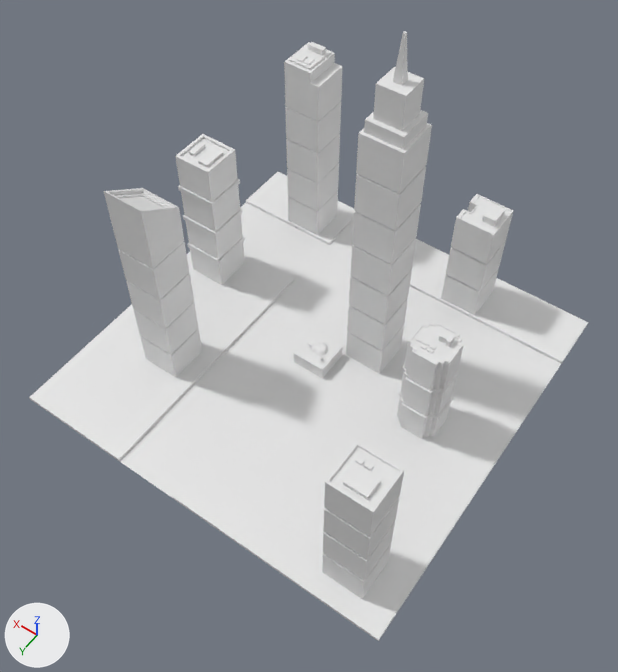
The FBX model Assets/Models/ModelsStationAndMAIA/city_01.fbx: old version first, new version second.
Both versions are drawn from a 50 mm camera at (-7.22, 10.5, 17.29) aimed at (-0.75, 1.44, 3.04). Arrows for +X, +Y and +Z are at lower left; the lights stay in place. Where no turn or scale is listed for an object, it has been applied to the vertices.

The first picture shows '3M_building_01', '3M_building_02', '4M_building_01', '4M_building_02', '5M_building_01', '5M_building_02', '7M_building_01', 'data_cube', 'road'.
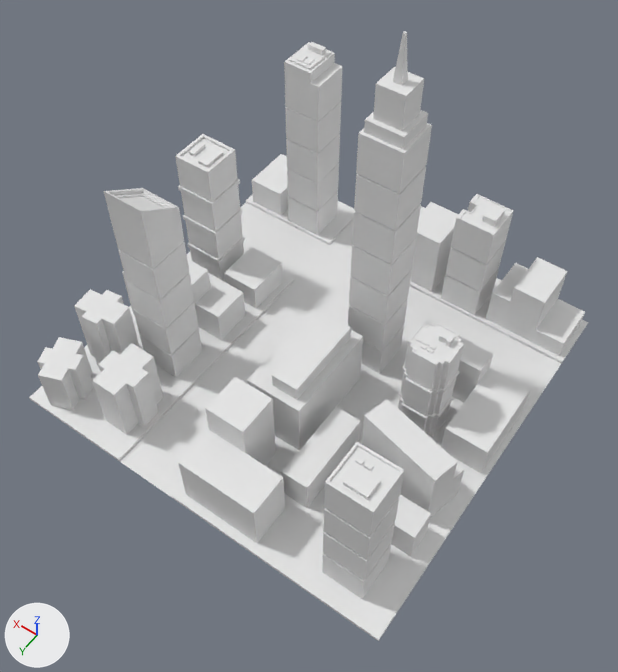
What differs and where, as boxes [x1, y1, x2, y2] in the pictures (618 x 672 px):
'road', reshaped: before [29, 172, 588, 641]; after [29, 154, 588, 641]
part 1 of me_plane_001, added: after [37, 154, 585, 557]

The change, as a diff of the scene's bpy script:
```diff
--- a/Assets/Models/ModelsStationAndMAIA/city_01.fbx.py
+++ b/Assets/Models/ModelsStationAndMAIA/city_01.fbx.py
@@ me_plane_001 @@
 # used by ob_road; location = (0.0, 0.0, 0.0)
-me_plane_001.from_pydata(...)  # 32 vertices, 25 faces; spans x -5.0..5.0, y -5.0..5.0, z 0.0..0.07
+me_plane_001.from_pydata(...)  # 288 vertices, 214 faces; spans x -5.0..5.0, y -5.0..5.0, z 0.0..2.33
+# me_plane_001 part 1
+# 150 vertices are added at x -4.87..4.86, y -4.94..4.86, z 0.0..2.33
+# 28 new vertices lie (0.0, 0.0, 1.0) away from vertices in x -4.87..4.76, y -1.56..3.49, z 0.0
+# 6 new vertices lie (0.0, 0.0, 0.69) away from vertices in x 3.08..4.76, y 0.35..1.61, z 1.0
+# 16 new vertices lie (1.0, 0.0, 0.0) away from vertices in x -1.78..3.8, y -4.93..4.79, z 0.0..2.33
+# 10 new vertices lie (0.0, 1.25, 0.0) away from vertices in x -4.86..-2.79, y -4.82, z 0.07..1.61
+# 8 new vertices lie (0.67, 0.0, 0.0) away from vertices in x -0.97..2.36, y 0.1..4.41, z 0.07..2.13
+# 8 new vertices lie (0.21, 0.0, 0.0) away from vertices in x 2.16..3.03, y 3.52..4.01, z 0.07..1.72
+# 8 new vertices lie (0.0, 0.0, 1.92) away from vertices in x 3.88..4.43, y 2.36..3.36, z 0.07
+# 8 new vertices lie (0.0, 0.0, 1.32) away from vertices in x -1.19..0.18, y -4.94..-3.55, z 0.07
+# 8 new vertices lie (0.0, 0.0, 1.24) away from vertices in x 3.82..4.86, y 3.84..4.6, z 0.07
+# 6 new vertices lie (0.0, 0.0, 1.18) away from vertices in x -4.68..-2.44, y 0.79..2.25, z 0.0
+# 189 new faces join them
```
